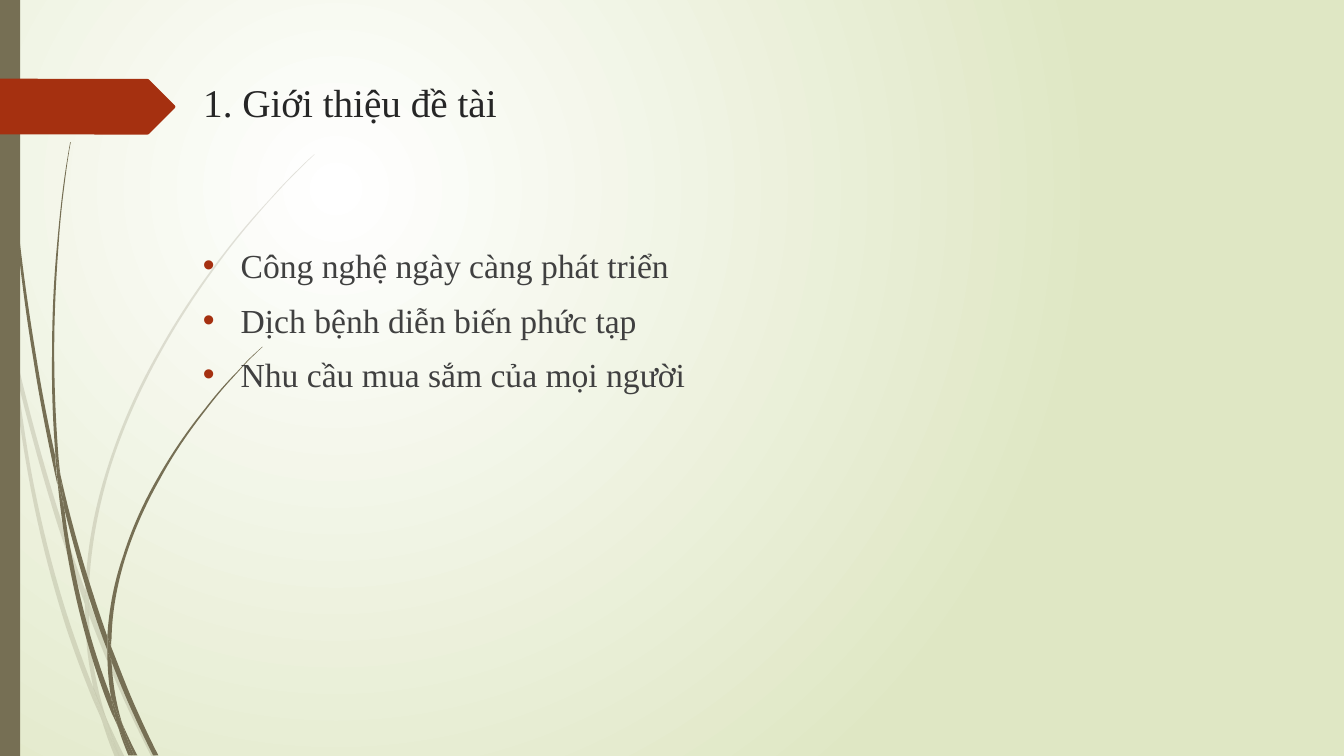
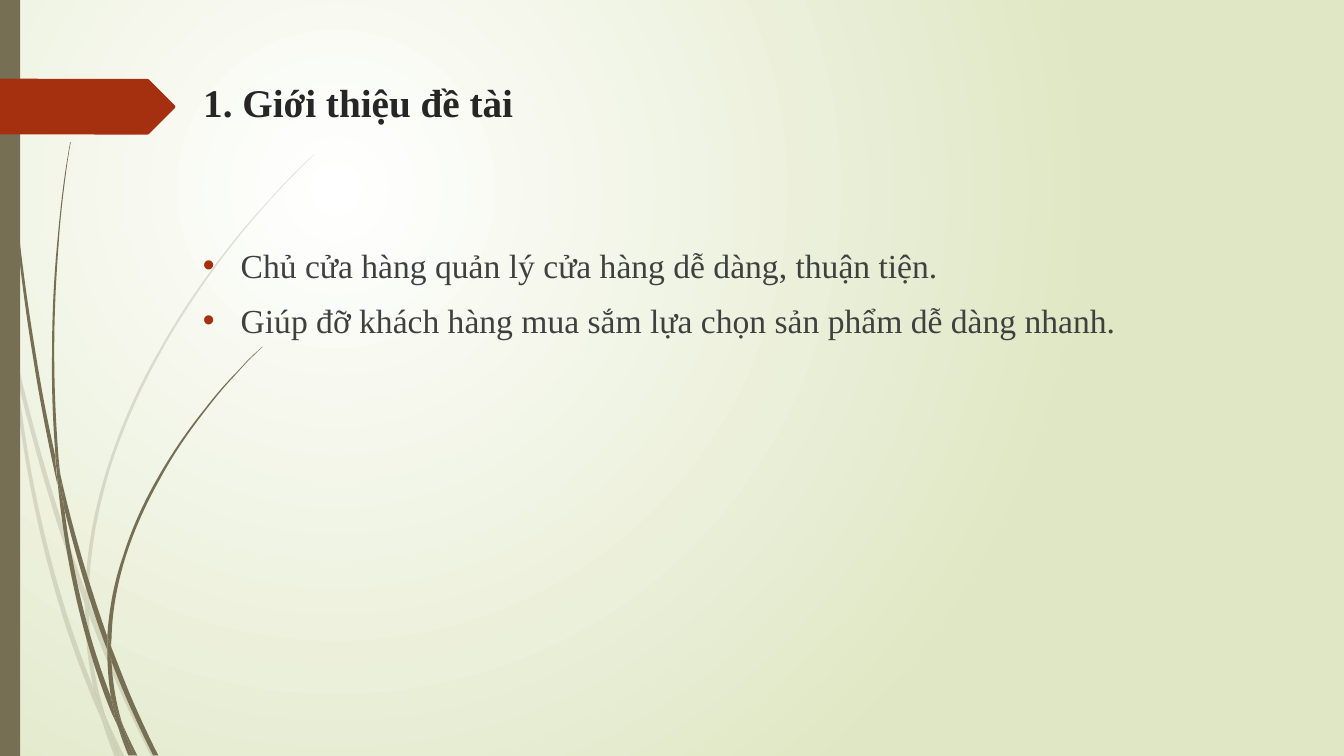
Before and after one commit to canhvip51/Project, a slide deck: slide 3 of DOC/Slidebaocao.pptm. Drawn at 1344x756 pixels with LibreOffice and Linux fonts; fonts in the diff are those of the drawing. Boxes give left, top, right and bottom in pixels: in the first picture for what was removed or moved away, otherwise in the second. Text is boxed around its words. In the diff, an @@ line names an element or a change of style, - is before the commit and + after.

```diff
--- a/DOC/Slidebaocao.pptm
+++ b/DOC/Slidebaocao.pptm
@@ title "1. Giới thiệu đề tài" at [203,88,513,125]: bold on @@
@@ text at [241,253,1116,339]: text changed @@
-• Công nghệ ngày càng phát triển
-• Dịch bệnh diễn biến phức tạp
-• Nhu cầu mua sắm của mọi người
+• Chủ cửa hàng quản lý cửa hàng dễ dàng, thuận tiện.
+• Giúp đỡ khách hàng mua sắm lựa chọn sản phẩm dễ dàng nhanh.
```
Also in this commit, not shown: 6 other slides changed, 48 other files.
